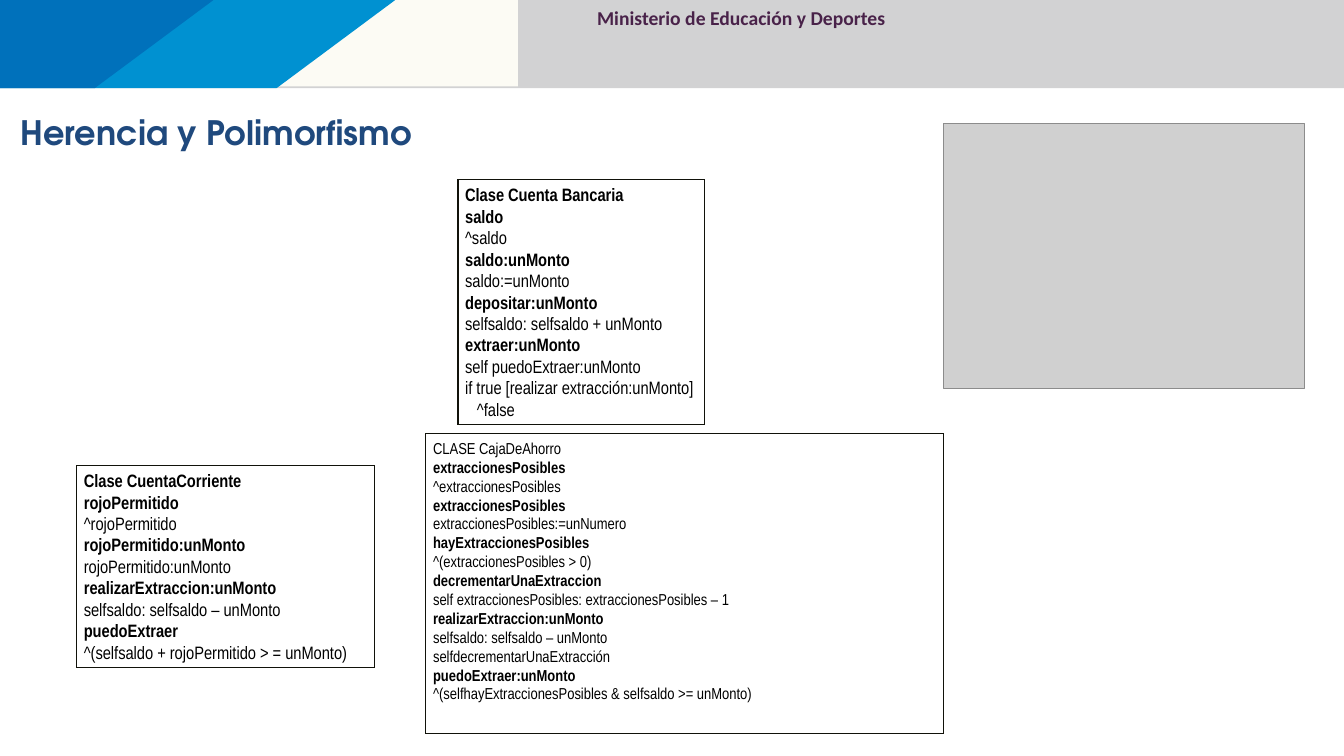
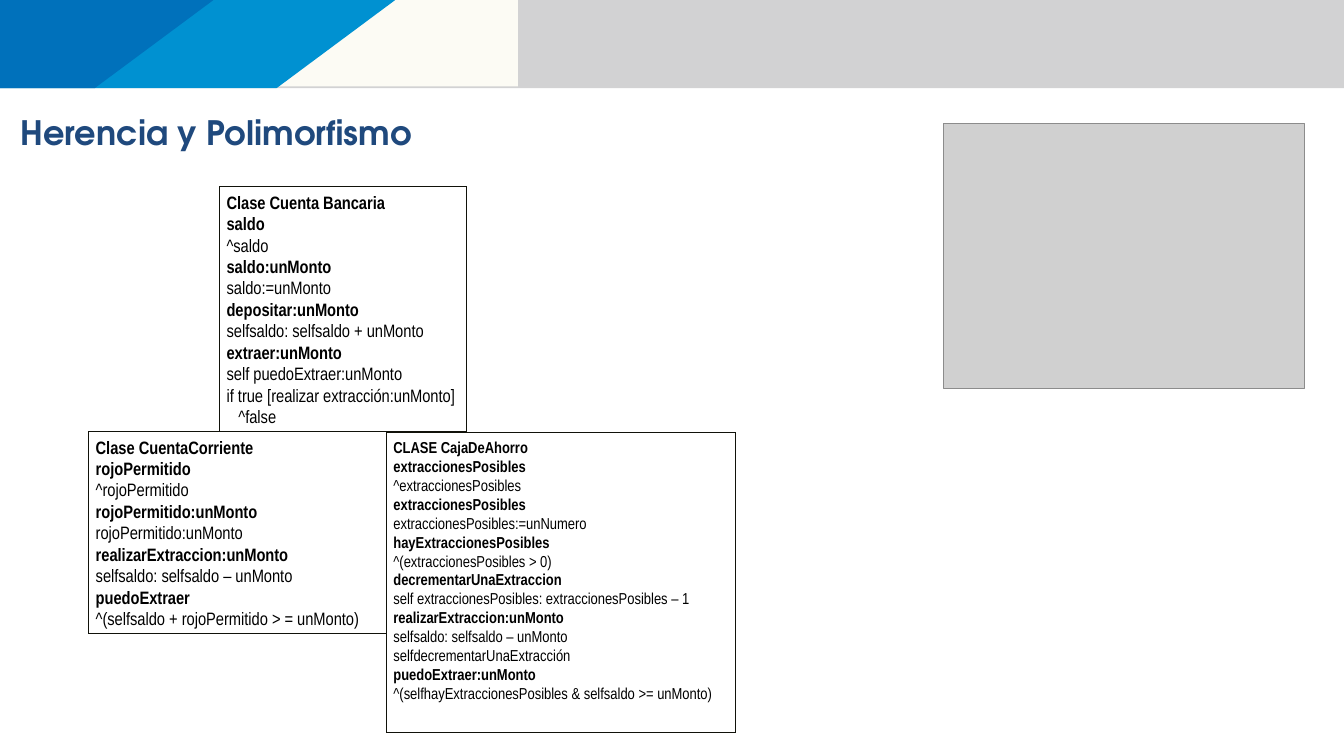
Before and after one commit to 111milprogramadores/presentaciones, a slide deck: slide 23 of POO_Paradigma_y_UML.pptx (slide 19 before the commit). Drawn at 1344x756 pixels with LibreOffice and Linux fonts; fonts in the diff are those of the drawing; grey boxes stand for pictures; background and template pictures are left out. Boxes give left, top, right and bottom in pixels: in the first picture for what was removed or moved away, otherwise in the second. Text is boxed around its words. In the diff, an @@ line names an element or a change of style, - is before the commit and + after.

```diff
--- a/POO_Paradigma_y_UML.pptx
+++ b/POO_Paradigma_y_UML.pptx
@@ text removed at [597,11,886,28] @@
-Ministerio de Educación y Deportes
@@ rectangle "Clase Cuenta Bancaria": place and size @@
-rectangle "Clase Cuenta Bancaria" at [458,179,705,424]
+rectangle "Clase Cuenta Bancaria" at [220,187,467,432]
@@ rectangle "Clase CuentaCorriente": place and size @@
-rectangle "Clase CuentaCorriente" at [77,466,374,667]
+rectangle "Clase CuentaCorriente" at [89,432,386,633]
@@ rectangle "CLASE CajaDeAhorro": place and size @@
-rectangle "CLASE CajaDeAhorro" at [426,434,945,733]
+rectangle "CLASE CajaDeAhorro" at [386,433,735,732]
@@ text in rectangle at [393,441,528,457]: bold on in "CLASE CajaDeAhorro" @@
```
Also in this commit, not shown: 71 other slides changed, 5 slides added, 1 slide removed, 2 other files.
